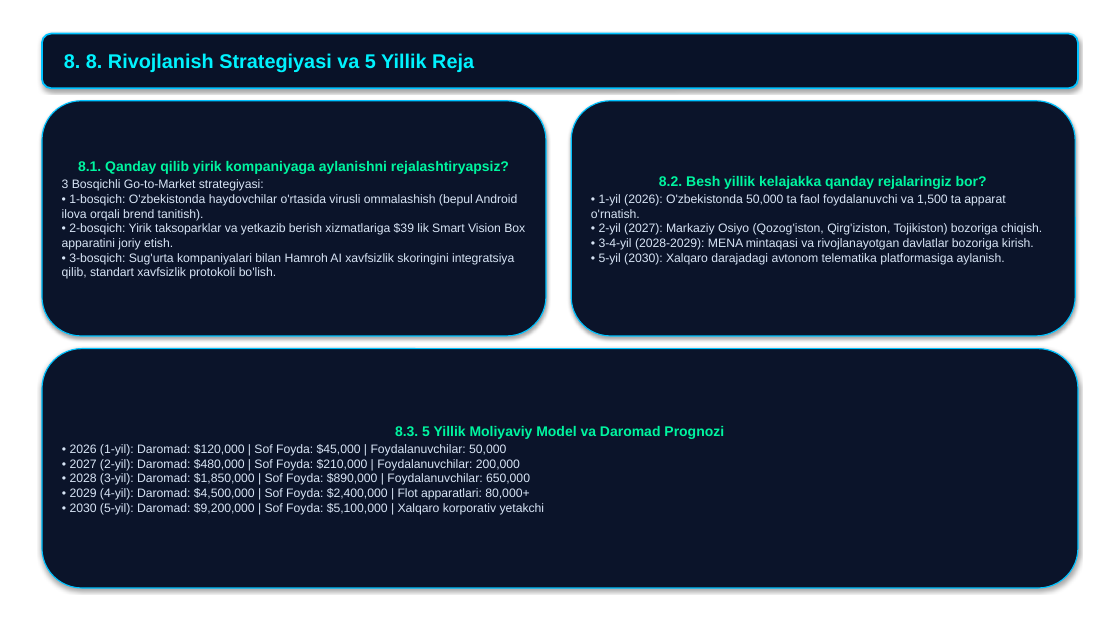
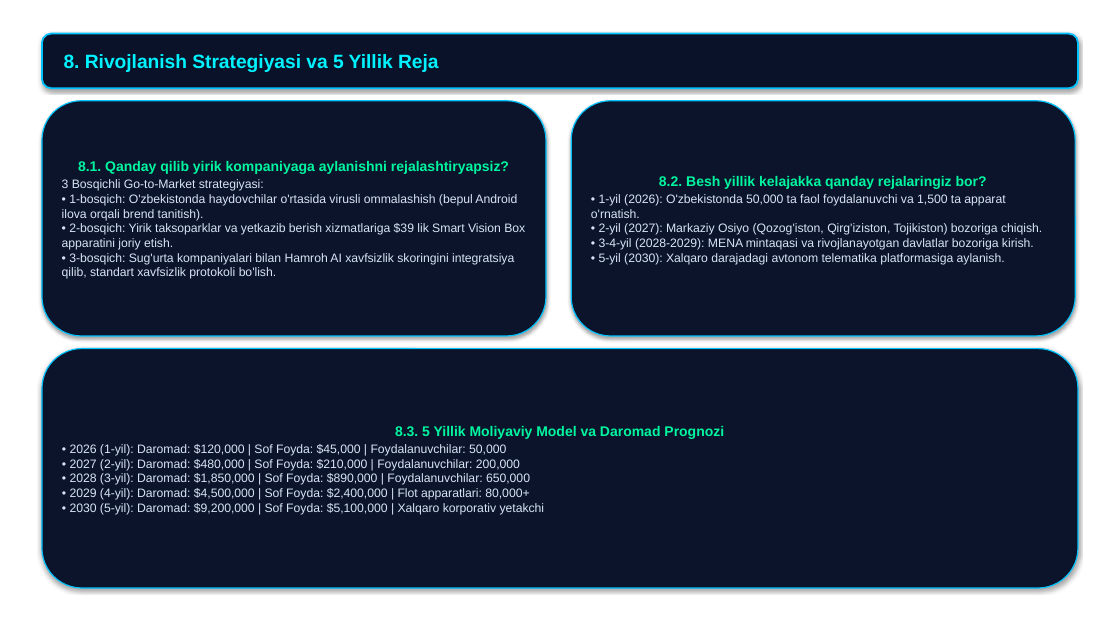
Before and after one commit to abdukamolismoilov5-dotcom/hamroh-ai, a slide deck: slide 11 of docs/presentations/1_HamrohAI_Canva_Shablon_Taqdimot_7000$.pptx. Drawn at 1120x630 pixels with LibreOffice and Linux fonts; fonts in the diff are those of the drawing; background and template pictures are left out. Boxes give left, top, right and bottom in pixels: in the first picture for what was removed or moved away, otherwise in the second. Text is boxed around its words. In the diff, an @@ line names an element or a change of style, - is before the commit and + after.

```diff
--- a/docs/presentations/1_HamrohAI_Canva_Shablon_Taqdimot_7000$.pptx
+++ b/docs/presentations/1_HamrohAI_Canva_Shablon_Taqdimot_7000$.pptx
@@ text in rounded rectangle at bbox=[64, 54, 439, 72]: text changed; size 17 to 16.5 pt @@
-8. 8. Rivojlanish Strategiyasi va 5 Yillik Reja
+8. Rivojlanish Strategiyasi va 5 Yillik Reja
```
Also in this commit, not shown: 9 other slides changed, 2 other files.
